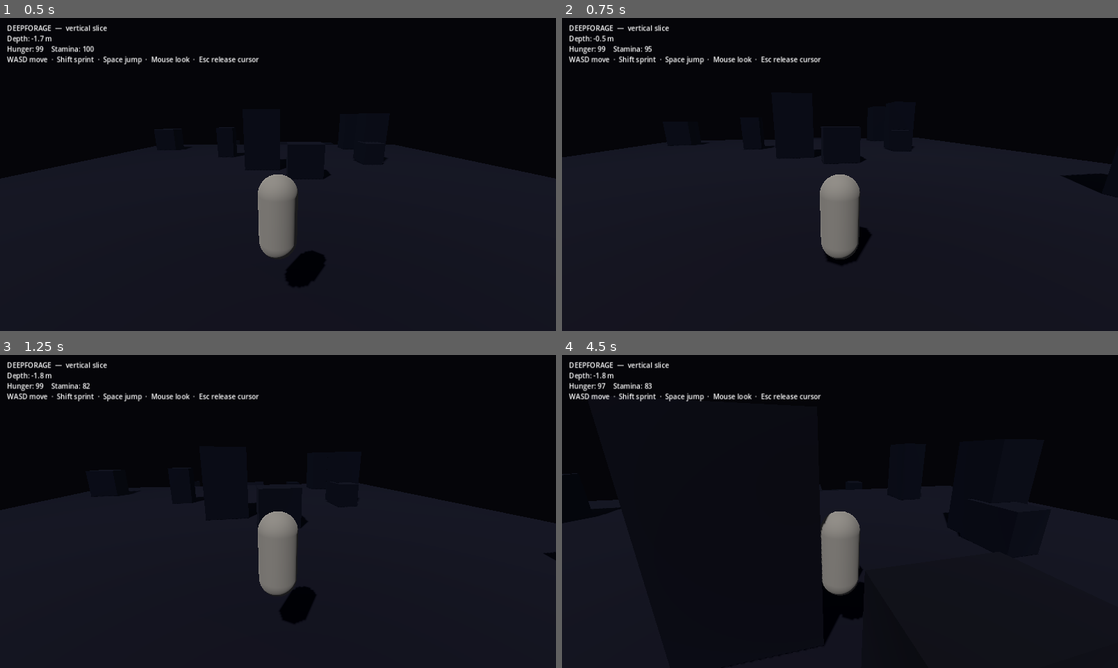
Above: before the commit, frames 1-4 (two rows, left to right).
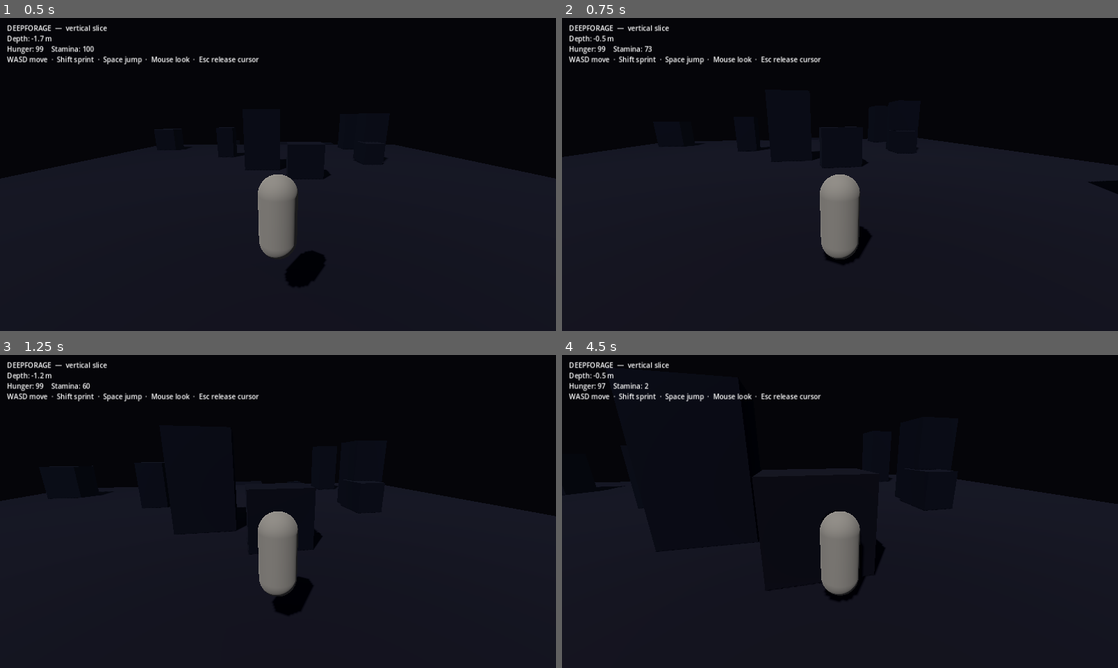
Above: after the commit, the same moments.

Repository: damienlangton70-hash/Ecosystem_dungeon
Game: Godot game, scene res://src/game/Main.tscn
Same seed, same stepped clock (60 frames per second), same inputs: the game is played once before the commit and once after it.
Inputs (mouse positions are in pixels of both pictures, inside the frame that each line leads up to):
- Up to frame 1 (0.5 s): no input
- Up to frame 2 (0.75 s): tap Enter at 0.5 s; move the mouse to (867, 174) at 0.52 s; hold W from 0.53 s (still down); hold Shift from 0.53 s (still down); tap Ctrl at 0.6 s; click (867, 174) at 0.67 s
- Up to frame 3 (1.25 s): keep holding W; keep holding Shift; tap Space at 0.77, 1.07 s
- Up to frame 4 (4.5 s): move the mouse to (812, 511) at 1.27 s; release Shift at 1.28 s; tap Shift at 1.35, 3.05 s; click (812, 511) at 1.42 s; tap Space at 1.52, 1.55, 1.82, 3.02, 3.32, 3.77, 3.8, 4.07 s; move the mouse to (851, 505) at 2.02 s; hold Space 2.03-2.78 s; click (851, 505) at 2.17 s; tap Ctrl at 2.3, 2.85, 4.35 s; move the mouse to (834, 517) at 2.77 s; click (834, 517) at 2.92 s; move the mouse to (878, 514) at 3.52 s; hold Shift 3.53-4.28 s; click (878, 514) at 3.67 s; tap Escape at 4.15 s; move the mouse to (673, 464) at 4.27 s; release W at 4.28 s; hold A from 4.28 s (still down); click (673, 464) at 4.42 s

Frame 1 is identical in both runs. In frame 2, 0.3% of the frame differs, in the area x 0-100%, y 8-58%; in frame 3, 1.3%; in frame 4, 2.2%, in the area x 0-100%, y 5-100%.

Commit message:
combat: skill-combat core (stamina attack, dodge i-frames, lock-on, health, respawn)

Diff:
--- a/src/player/Player.gd
+++ b/src/player/Player.gd
@@ -1,10 +1,9 @@
 class_name Player
 extends CharacterBody3D
-## Third-person player controller for the vertical slice.
-##
-## Deliberately compact. The Mechanics agent grows this into skill-based,
-## Dark Souls-style combat (stamina-gated attacks, dodge-rolls, lock-on,
-## hitboxes/hurtboxes) and wires in survival, shelter and cooking.
+## Third-person player controller with a Dark Souls-style skill-combat core:
+## stamina-gated light attack, dodge-roll with invulnerability frames, and
+## right-click lock-on. Health + hunger + stamina drive the survival loop.
+## The Mechanics agent extends this (heavy attacks, weapons, poise, parries).
 
 const WALK_SPEED := 4.5
 const SPRINT_SPEED := 7.5
@@ -12,15 +11,36 @@
 const MOUSE_SENS := 0.0025
 const ACCEL := 10.0
 
+const ATTACK_STAMINA := 18.0
+const ATTACK_DAMAGE := 14.0
+const ATTACK_RANGE := 2.6
+const ATTACK_TIME := 0.35
+const DODGE_STAMINA := 22.0
+const DODGE_SPEED := 11.0
+const DODGE_TIME := 0.45
+const IFRAME_TIME := 0.35
+
+var max_health := 100.0
+var health := 100.0
+
 var _yaw := 0.0
 var _pitch := -0.26
 var _gravity: float = ProjectSettings.get_setting("physics/3d/default_gravity", 9.8)
 
 var _pivot: Node3D
 var _camera: Camera3D
-var survival  # SurvivalStats instance (see src/systems/survival)
+var survival  # SurvivalStats instance
+
+var _attack_timer := 0.0
+var _dodge_timer := 0.0
+var _iframe_timer := 0.0
+var _dodge_dir := Vector3.ZERO
+var _hitstun := 0.0
+var _spawn_point := Vector3.ZERO
+var lock_target = null  # a Creature, or null
 
 func _ready() -> void:
+    _spawn_point = global_position
     _build_body()
     _build_camera()
     _build_survival()
@@ -62,45 +82,149 @@
     survival.name = "SurvivalStats"
     add_child(survival)
 
+func is_attacking() -> bool:
+    return _attack_timer > 0.0
+
+func is_dodging() -> bool:
+    return _dodge_timer > 0.0
+
+func is_invulnerable() -> bool:
+    return _iframe_timer > 0.0
+
 func _unhandled_input(event: InputEvent) -> void:
     if event is InputEventMouseMotion and Input.mouse_mode == Input.MOUSE_MODE_CAPTURED:
         _yaw -= event.relative.x * MOUSE_SENS
         _pitch = clampf(_pitch - event.relative.y * MOUSE_SENS, -1.2, 0.4)
-        rotation.y = _yaw
+        if lock_target == null:
+            rotation.y = _yaw
         _pivot.rotation.x = _pitch
-    elif event is InputEventKey and event.pressed and event.keycode == KEY_ESCAPE:
-        if Input.mouse_mode == Input.MOUSE_MODE_CAPTURED:
-            Input.mouse_mode = Input.MOUSE_MODE_VISIBLE
-        else:
-            Input.mouse_mode = Input.MOUSE_MODE_CAPTURED
+    elif event is InputEventMouseButton and event.pressed:
+        if event.button_index == MOUSE_BUTTON_LEFT:
+            _try_attack()
+        elif event.button_index == MOUSE_BUTTON_RIGHT:
+            _toggle_lock()
+    elif event is InputEventKey and event.pressed and not event.echo:
+        if event.keycode == KEY_CTRL:
+            _try_dodge()
+        elif event.keycode == KEY_ESCAPE:
+            if Input.mouse_mode == Input.MOUSE_MODE_CAPTURED:
+                Input.mouse_mode = Input.MOUSE_MODE_VISIBLE
+            else:
+                Input.mouse_mode = Input.MOUSE_MODE_CAPTURED
+
+func _try_attack() -> void:
+    if is_attacking() or is_dodging():
+        return
+    if survival == null or not survival.use_stamina(ATTACK_STAMINA):
+        return
+    _attack_timer = ATTACK_TIME
+    var origin := global_position
+    var fwd := -global_transform.basis.z
+    for c in get_tree().get_nodes_in_group("creatures"):
+        if not (c is Node3D):
+            continue
+        var to: Vector3 = c.global_position - origin
+        to.y = 0.0
+        if to.length() <= ATTACK_RANGE and fwd.dot(to.normalized()) > 0.35:
+            if c.has_method("take_damage"):
+                c.take_damage(ATTACK_DAMAGE)
+
+func _try_dodge() -> void:
+    if is_dodging():
+        return
+    if survival == null or not survival.use_stamina(DODGE_STAMINA):
+        return
+    var dir := _input_dir()
+    dir.y = 0.0
+    if dir.length() < 0.1:
+        dir = -global_transform.basis.z
+    _dodge_dir = dir.normalized()
+    _dodge_timer = DODGE_TIME
+    _iframe_timer = IFRAME_TIME
+
+func _toggle_lock() -> void:
+    if lock_target != null:
+        lock_target = null
+        return
+    var best = null
+    var best_d := 20.0
+    for c in get_tree().get_nodes_in_group("creatures"):
+        if not (c is Node3D):
+            continue
+        var d := global_position.distance_to(c.global_position)
+        if d < best_d:
+            best_d = d
+            best = c
+    lock_target = best
+
+func _input_dir() -> Vector3:
+    var v := Vector3.ZERO
+    if Input.is_physical_key_pressed(KEY_W):
+        v.z -= 1.0
+    if Input.is_physical_key_pressed(KEY_S):
+        v.z += 1.0
+    if Input.is_physical_key_pressed(KEY_A):
+        v.x -= 1.0
+    if Input.is_physical_key_pressed(KEY_D):
+        v.x += 1.0
+    return transform.basis * v
+
+func take_damage(amount: float) -> void:
+    if is_invulnerable():
+        return
+    health -= amount
+    _hitstun = 0.2
+    if health <= 0.0:
+        _respawn()
+
+func _respawn() -> void:
+    health = max_health
+    global_position = _spawn_point
+    velocity = Vector3.ZERO
+    lock_target = null
+    if survival != null:
+        survival.hunger = survival.max_hunger
 
 func _physics_process(delta: float) -> void:
+    _attack_timer = maxf(_attack_timer - delta, 0.0)
+    _dodge_timer = maxf(_dodge_timer - delta, 0.0)
+    _iframe_timer = maxf(_iframe_timer - delta, 0.0)
+    _hitstun = maxf(_hitstun - delta, 0.0)
+
     if not is_on_floor():
         velocity.y -= _gravity * delta
-    elif Input.is_physical_key_pressed(KEY_SPACE):
+    elif Input.is_physical_key_pressed(KEY_SPACE) and not is_dodging():
         velocity.y = JUMP_VELOCITY
 
-    var input_dir := Vector3.ZERO
-    if Input.is_physical_key_pressed(KEY_W):
-        input_dir.z -= 1.0
-    if Input.is_physical_key_pressed(KEY_S):
-        input_dir.z += 1.0
-    if Input.is_physical_key_pressed(KEY_A):
-        input_dir.x -= 1.0
-    if Input.is_physical_key_pressed(KEY_D):
-        input_dir.x += 1.0
-
-    var sprinting := Input.is_physical_key_pressed(KEY_SHIFT)
-    var speed := SPRINT_SPEED if sprinting else WALK_SPEED
-
-    var dir := transform.basis * input_dir
-    dir.y = 0.0
-    if dir.length() > 0.001:
-        dir = dir.normalized()
-    else:
-        dir = Vector3.ZERO
-
-    var target := dir * speed
+    # Lock-on keeps the player facing the target.
+    if lock_target != null and is_instance_valid(lock_target):
+        var ft := Vector3(lock_target.global_position.x, global_position.y, lock_target.global_position.z)
+        if global_position.distance_to(ft) > 0.4:
+            look_at(ft, Vector3.UP)
+            _yaw = rotation.y
+        if global_position.distance_to(lock_target.global_position) > 22.0:
+            lock_target = null
+    elif lock_target != null:
+        lock_target = null
+
+    if is_dodging():
+        velocity.x = _dodge_dir.x * DODGE_SPEED
+        velocity.z = _dodge_dir.z * DODGE_SPEED
+        move_and_slide()
+        return
+
+    var target := Vector3.ZERO
+    if _hitstun <= 0.0 and not is_attacking():
+        var dir := _input_dir()
+        dir.y = 0.0
+        if dir.length() > 0.1:
+            dir = dir.normalized()
+        else:
+            dir = Vector3.ZERO
+        var sprinting := Input.is_physical_key_pressed(KEY_SHIFT)
+        var speed := SPRINT_SPEED if sprinting else WALK_SPEED
+        target = dir * speed
+
     var horiz := Vector3(velocity.x, 0.0, velocity.z)
     horiz = horiz.move_toward(target, ACCEL * delta)
     velocity.x = horiz.x
